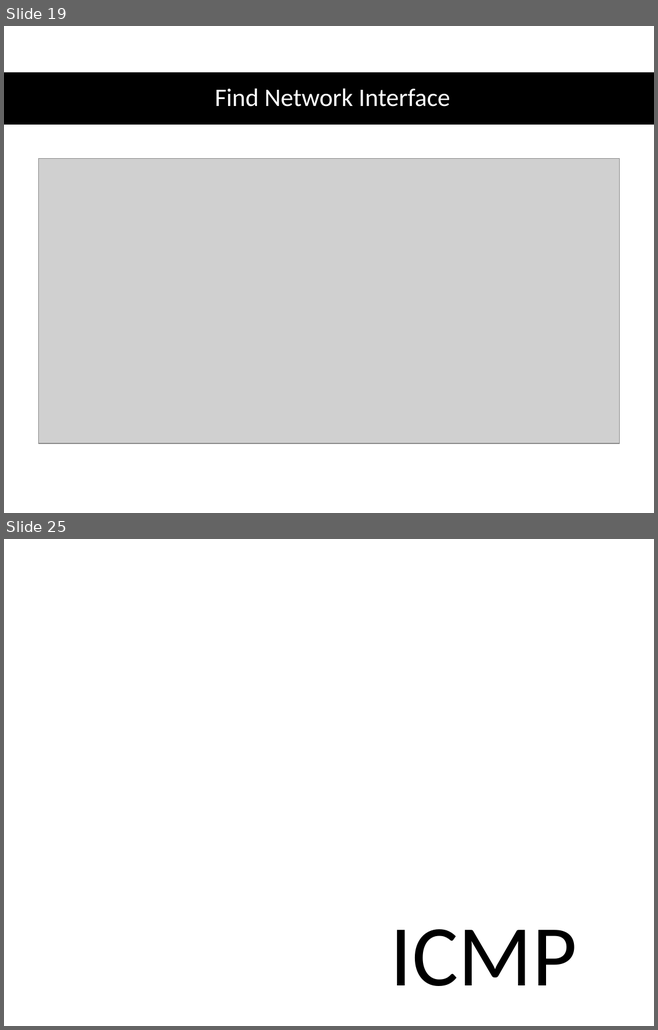
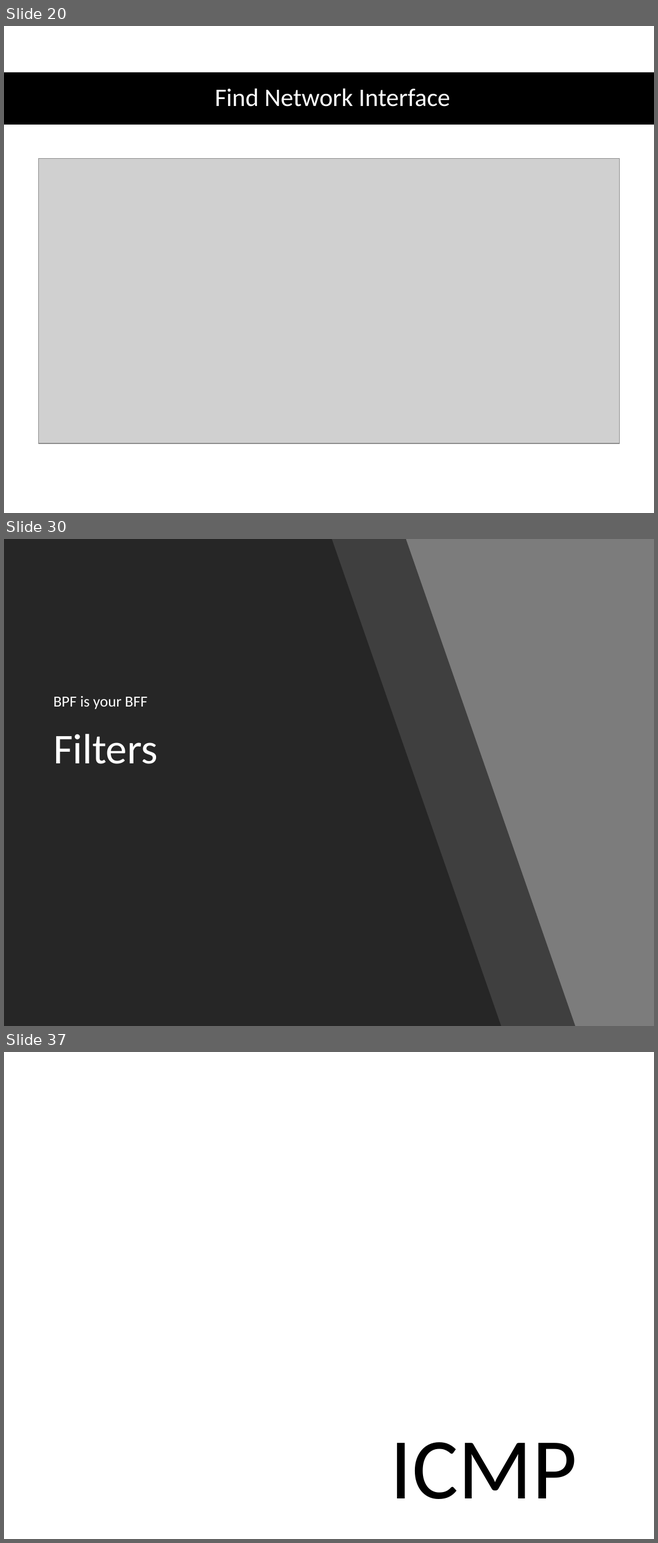
Before and after one commit to shirasael/20588, a slide deck: raw socket & libpcap & icmp.pptx. Shown one above the other, each under a label of ours: slides 19 and 25 before the commit, slides 20, 30 and 37 after it; the slides between them are not shown. The pictures are 658x1030 and 658x1543 pixels, drawn with LibreOffice and Linux fonts; fonts in the diff are those of the drawing; grey boxes stand for pictures; background and template pictures are left out. Boxes give left, top, right and bottom in pixels: in the first picture for what was removed or moved away, otherwise in the second. Text is boxed around its words. In the diff, an @@ line names an element or a change of style, - is before the commit and + after.

```diff
--- a/raw socket & libpcap & icmp.pptx
+++ b/raw socket & libpcap & icmp.pptx
@@ slide 30 added at <box>4,539,654,1026</box>, background #7C7C7C @@
@@ freeform shape added at <box>4,539,501,1026</box>, fill #262626 @@
@@ freeform shape added at <box>70,539,575,1026</box>, fill #262626 at 70% opacity @@
@@ text added at <box>53,696,147,710</box>, 17 pt, text #FFFFFF @@
+BPF is your BFF
@@ title added at <box>53,734,158,764</box>, 47 pt, text #FFFFFF @@
+Filters
@@ what was slide 19 is now slide 20 @@
@@ what was slide 25 is now slide 37 @@
```
Also in this commit, not shown: 2 slides changed, 16 other slides added, 4 slides removed.
